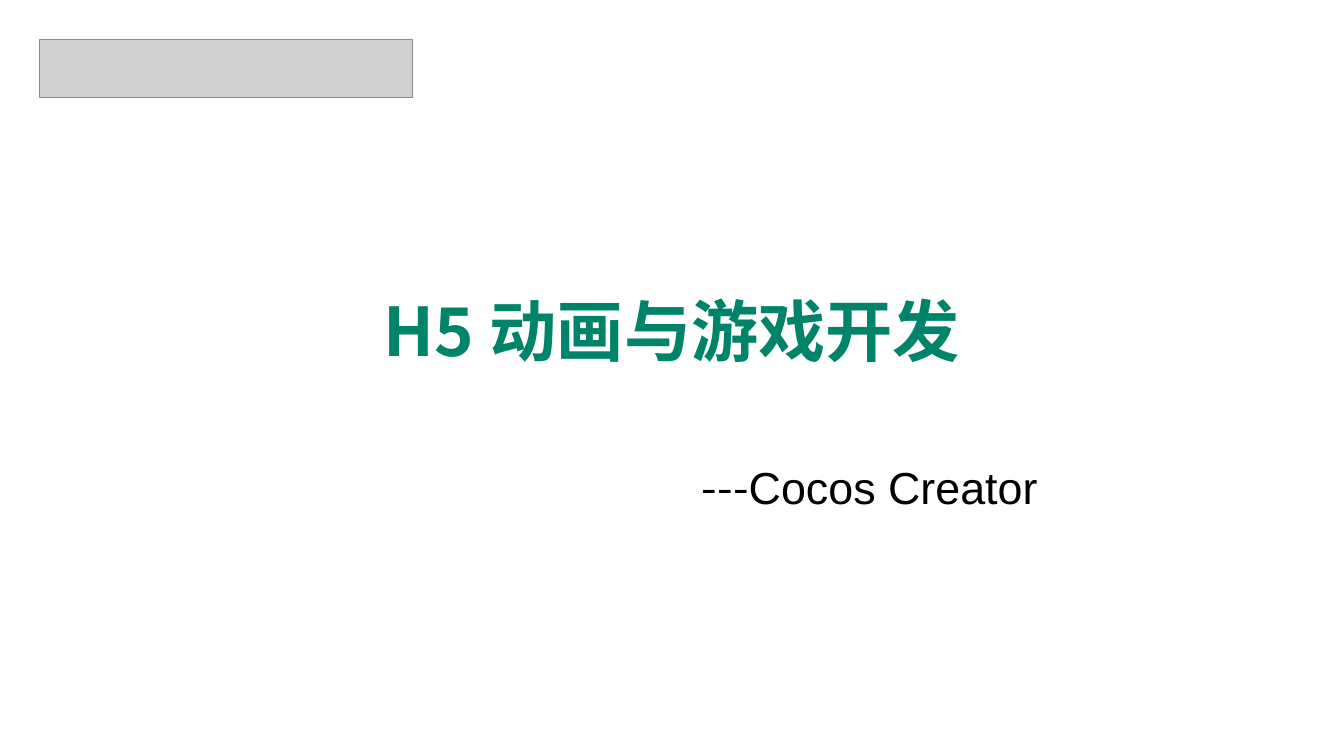
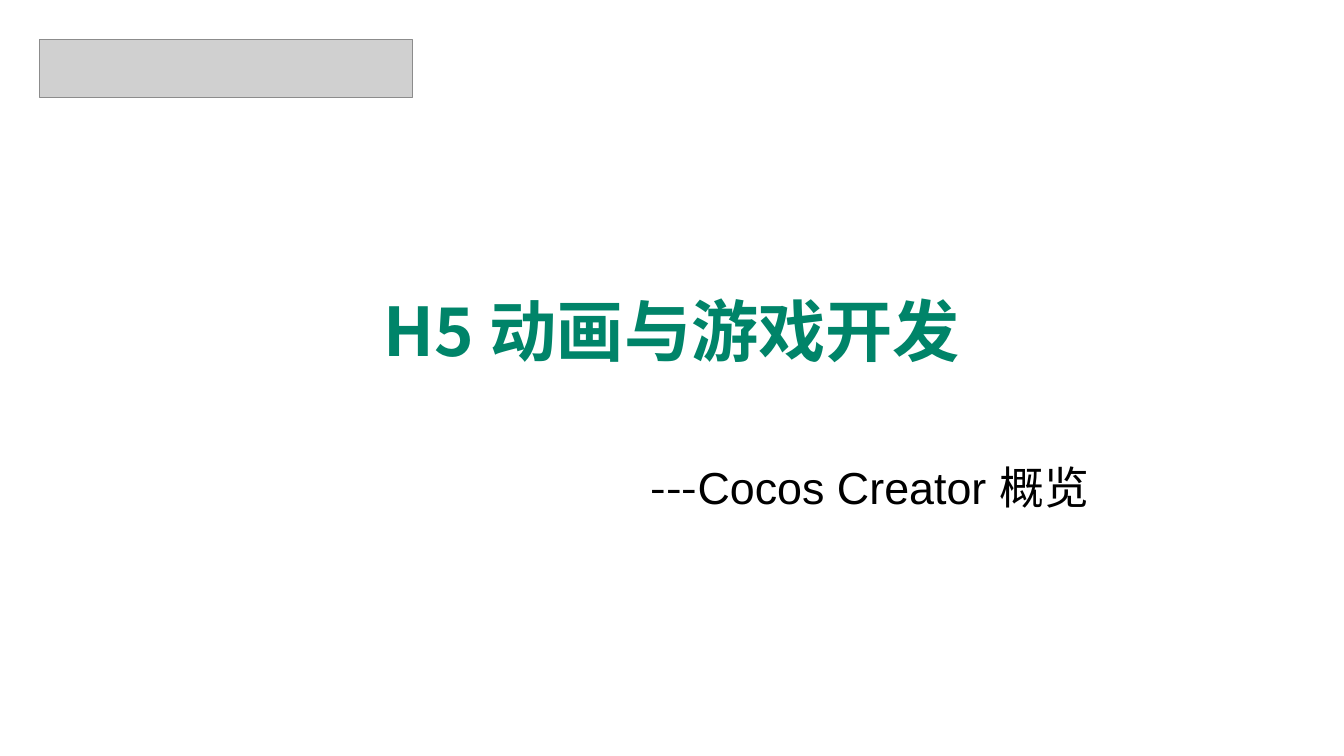
Before and after one commit to edu2act/course-H5-Animation-and-Game-Development, a slide deck: slide 1 of materials/slides/ch16.pptx. Drawn at 1344x756 pixels with LibreOffice and Linux fonts; fonts in the diff are those of the drawing; grey boxes stand for pictures; background and template pictures are left out. Boxes give left, top, right and bottom in pixels: in the first picture for what was removed or moved away, otherwise in the second. Text is boxed around its words. In the diff, an @@ line names an element or a change of style, - is before the commit and + after.

```diff
--- a/materials/slides/ch16.pptx
+++ b/materials/slides/ch16.pptx
@@ text at (651, 466, 1089, 508): text changed @@
----Cocos Creator
+---Cocos Creator 概览
```
Also in this commit, not shown: 15 slides added, 22 other files.
